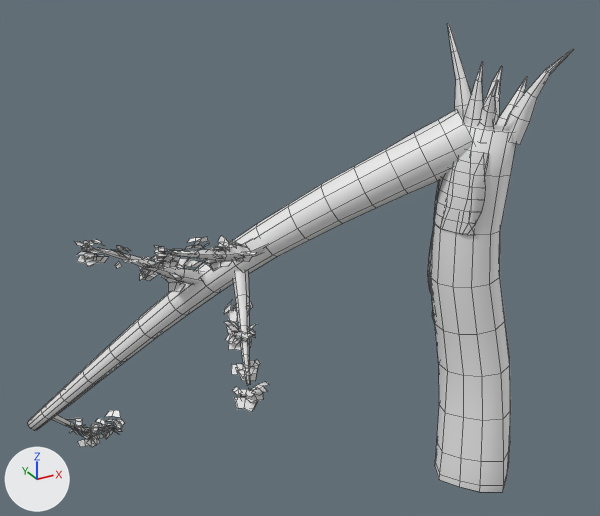
A saved change to the FBX model Assets/models/jungle/broken_a.fbx.
The view is the same before and after, from a 50 mm lens placed at (-7.84, -8.38, 8.6), pointed at (-1.85, 2.5, 3.16). The axes (+X, +Y, +Z) are drawn at lower left. The lights are the same throughout. The first picture is the older version. Mesh edges are drawn as thin lines. Vertices at exactly the same position are counted once.

Objects in the first picture: 'broken_a'.
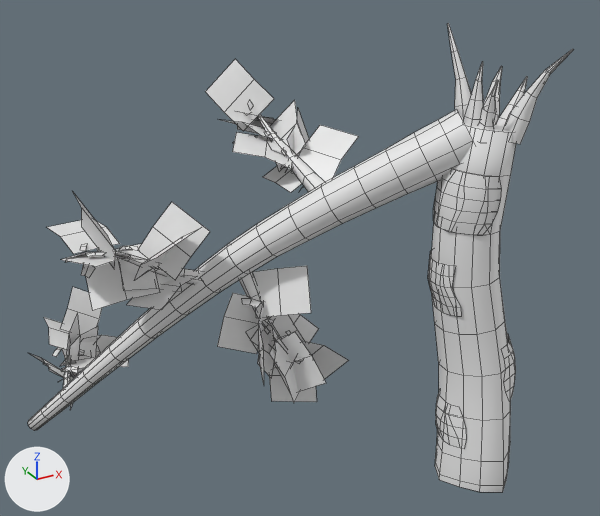
The edits, one by one:
Material 'Canopy' (mat_canopy) is new.
Its base color is (0.8, 0.8, 0.8) (white #e7e7e7).
me_broken_a is used by ob_broken_a; location (0.0, 0.0, 0.0).
me_broken_a had 2248 vertices, 1108 faces and spanned x -6.2..0.75, y -0.73..5.36, z -1.12..6.91.
me_broken_a now has 1397 vertices, 850 faces and spans x -6.2..0.75, y -0.73..6.41, z -0.23..6.91.
me_broken_a part 1: the loose piece of 6 vertices spanning x -5.41..-5.17, y 2.02..2.29, z 4.12..4.15 is turned -60.4 degrees about the z axis through its middle and scaled by 0.77, then moved by (-0.04, 0.14, 0.0).
me_broken_a part 2: the loose piece of 6 vertices spanning x -5.4..-5.1, y 1.92..2.14, z 3.97..4.06 is scaled about its middle by (0.86, 0.885, 0.248), then moved by (0.0, 0.01, 0.1).
me_broken_a part 3: the loose piece of 6 vertices spanning x -4.89..-4.73, y 2.16..2.3, z 3.98..4.06 is scaled about its middle by (-1.64, -1.3, 0.624), then moved by (0.1, 0.14, -0.06).
me_broken_a part 4: the loose piece of 6 vertices spanning x -4.87..-4.82, y 2.2..2.4, z 3.92..3.98 is multiplied about its middle by the matrix ((0.025, 0.96, 0.19), (-0.968, 0.052, -0.135), (-0.142, -0.184, 0.951)), then moved by (0.09, 0.09, 0.01).
me_broken_a part 5: the loose piece of 6 vertices spanning x -4.63..-4.35, y 5.08..5.34, z -0.68..-0.57 is multiplied about its middle by the matrix ((0.497, 0.023, 0.261), (-0.149, 0.485, 0.242), (-0.215, -0.283, 0.435)), then moved by (-0.29, 0.63, 1.62).
me_broken_a part 6: the loose piece of 6 vertices spanning x -5.45..-5.27, y 4.02..4.32, z 0.12..0.15 is multiplied about its middle by the matrix ((0.421, -0.847, -0.281), (0.778, 0.501, -0.344), (0.438, -0.075, 0.881)), then moved by (0.04, 0.28, 0.89).
me_broken_a part 7: the loose piece of 6 vertices spanning x -5.26..-5.07, y 4.44..4.63, z -0.4..-0.31 is multiplied about its middle by the matrix ((0.054, -1.412, 0.472), (1.424, -0.089, -0.43), (0.436, 0.467, 1.346)), then moved by (-0.12, 0.9, 1.23).
me_broken_a part 8: the loose piece of 6 vertices spanning x -3.41..-3.3, y 1.58..1.77, z 3.98..4.05 is multiplied about its middle by the matrix ((1.453, 0.533, 0.261), (-0.49, 1.467, -0.268), (-0.335, 0.167, 1.525)), then moved by (1.2, 1.84, 1.5).
me_broken_a part 9: the loose piece of 6 vertices spanning x -3.43..-3.19, y 1.42..1.6, z 3.81..3.88 is multiplied about its middle by the matrix ((-0.943, 0.264, -0.131), (-0.259, -0.952, -0.055), (-0.141, -0.018, 0.978)), then moved by (1.48, 0.82, 0.71).
me_broken_a part 10: the loose piece of 6 vertices spanning x -3.43..-3.23, y 1.46..1.72, z 3.99..4.07 is multiplied about its middle by the matrix ((0.199, 0.818, -0.044), (-0.819, 0.2, 0.016), (0.025, 0.039, 0.842)), then moved by (1.33, 1.08, 0.91).
me_broken_a part 11: the loose piece of 88 vertices spanning x -0.68..-0.04, y -0.02..0.94, z 4.12..5.36 is rebuilt with 66 vertices and now spans x -0.68..-0.05, y -0.08..0.94, z 4.13..5.05.
me_broken_a part 12: 139 loose pieces with 927 vertices, spanning x -5.53..0.43, y 0.55..5.33, z -1.02..4.55, are deleted.
me_broken_a part 13: 38 vertices moved from x -5.4..-2.69, y 1.36..2.54, z 3.4..4.2 to x -4.55..-1.94, y 2.36..3.46, z 3.4..5.35; 464 vertices removed from x -5.59..0.62, y 0.21..2.76, z 1.42..4.6; 564 vertices added at x -5.71..0.68, y -0.36..4.42, z 0.54..6.17.
me_broken_a part 14: 109 vertices removed from x -5.89..-4.25, y 3.92..5.36, z -1.12..0.6; 107 vertices added at x -5.86..-4.02, y 3.82..6.41, z -0.23..1.77.
Other edits to the shape of me_broken_a do not show in these pictures.
me_broken_a gains material mat_canopy (white #e7e7e7).

What differs and where, as boxes [x1, y1, x2, y2] in the pictures (600 x 516 px; the box of a moved part takes in the faces that stretch with it):
part 1 of me_broken_a, moved or reshaped: before [82, 248, 101, 254]; after [81, 245, 87, 251]
part 2 of me_broken_a, moved or reshaped: before [89, 257, 108, 266]; after [86, 252, 105, 257]
part 3 of me_broken_a, moved or reshaped: before [118, 248, 130, 251]; after [119, 245, 139, 251]
part 4 of me_broken_a, moved or reshaped (not visible before): after [119, 246, 132, 251]
part 5 of me_broken_a, moved or reshaped (not visible afterwards): before [105, 410, 121, 418]
part 6 of me_broken_a, moved or reshaped: before [75, 418, 82, 427]; after [63, 366, 78, 373]
part 7 of me_broken_a, moved or reshaped (not visible before): after [52, 347, 63, 356]
part 8 of me_broken_a, moved or reshaped: before [233, 240, 237, 246]; after [248, 100, 254, 110]
part 9 of me_broken_a, moved or reshaped (not visible afterwards): before [236, 256, 252, 262]
part 10 of me_broken_a, moved or reshaped: before [231, 243, 249, 249]; after [281, 148, 287, 156]
part 11 of me_broken_a, rebuilt (23% wider, 22% shorter): before [434, 150, 489, 235]; after [433, 169, 501, 235]
part 12 of me_broken_a, deleted: before [72, 236, 435, 447]
part 13 of me_broken_a, moved or reshaped: before [84, 234, 433, 385]; after [47, 59, 516, 449]
part 14 of me_broken_a, moved or reshaped: before [52, 415, 110, 433]; after [29, 287, 129, 409]
